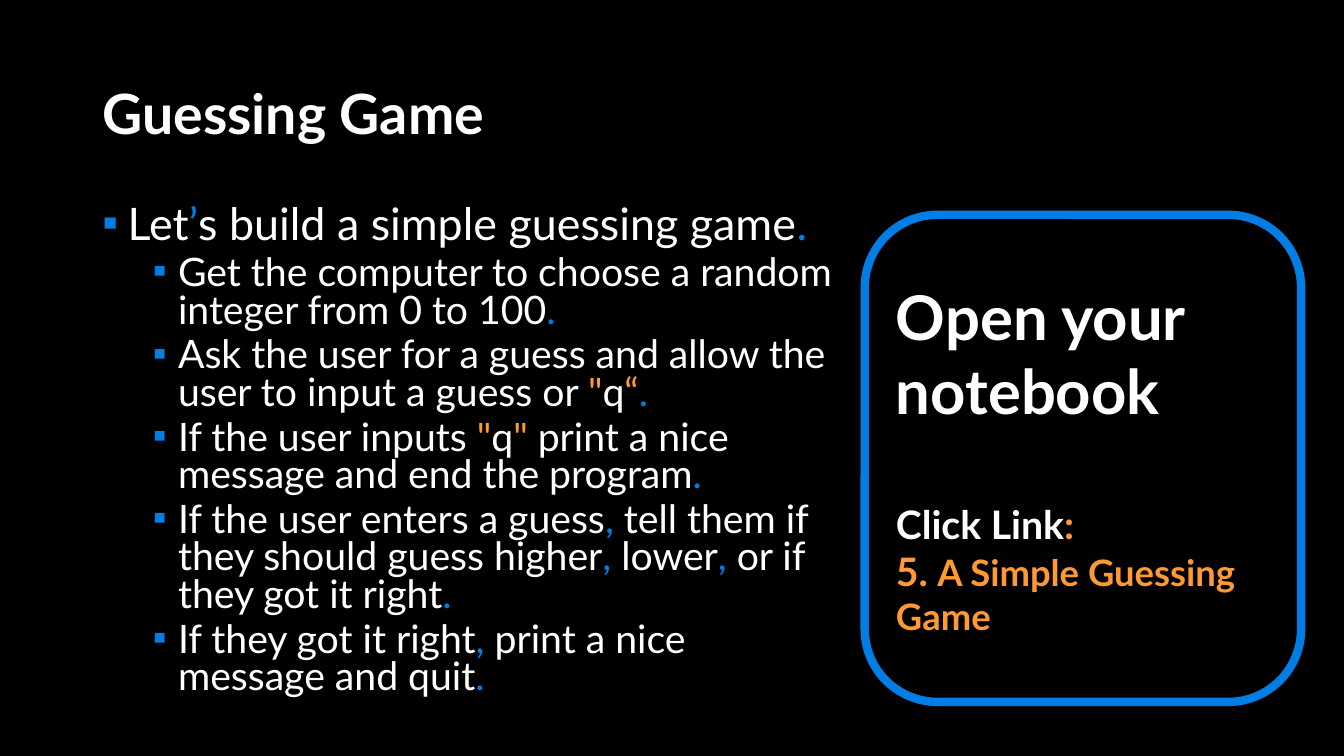
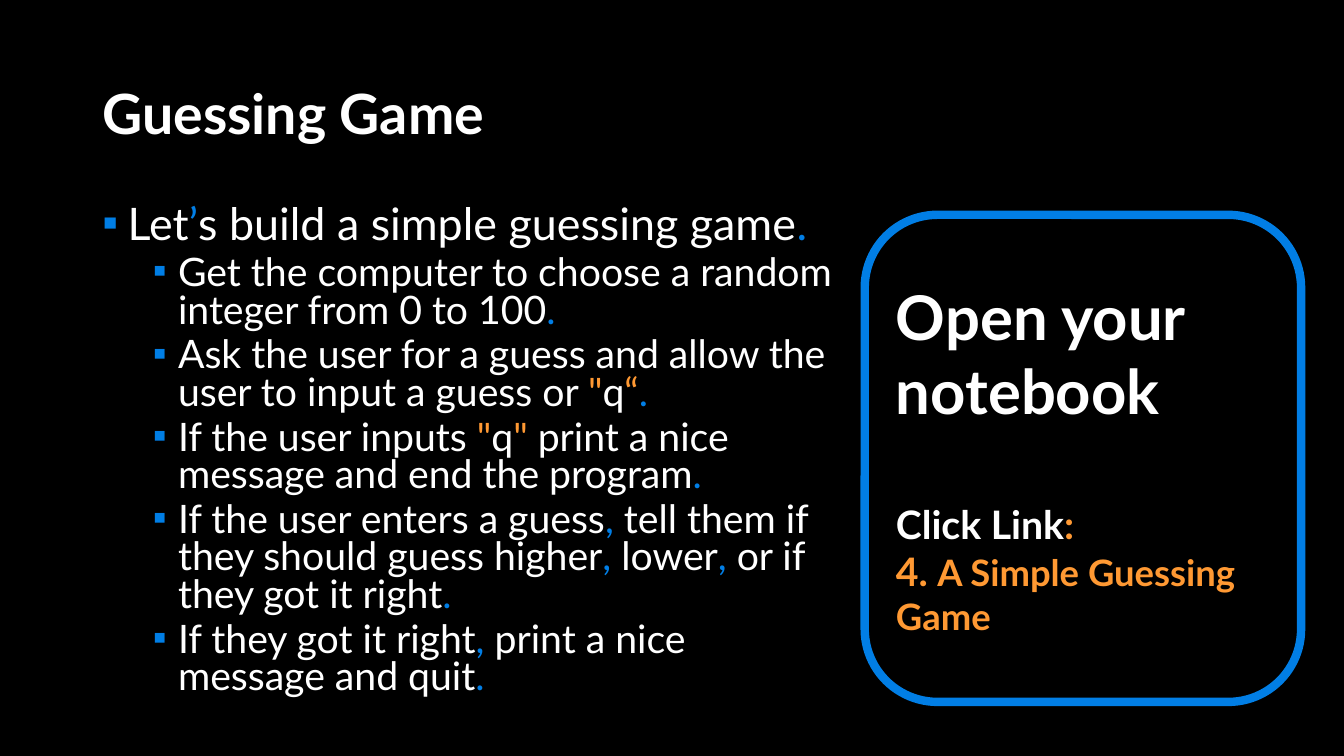
Before and after one commit to APS106/APS106-winter-2022-material, a slide deck: slide 9 of lectures/week4/lecture2/slides/week4_lecture2.pptx (slide 10 before the commit). Drawn at 1344x756 pixels with LibreOffice and Linux fonts; fonts in the diff are those of the drawing; background and template pictures are left out. Boxes give left, top, right and bottom in pixels: in the first picture for what was removed or moved away, otherwise in the second. Text is boxed around its words. In the diff, an @@ line names an element or a change of style, - is before the commit and + after.

```diff
--- a/lectures/week4/lecture2/slides/week4_lecture2.pptx
+++ b/lectures/week4/lecture2/slides/week4_lecture2.pptx
@@ text in rounded rectangle at [896, 557, 1235, 631]: text changed @@
-5. A Simple Guessing Game
+4. A Simple Guessing Game
```
Also in this commit, not shown: 1 slide added, 1 slide removed, 3 other files.
